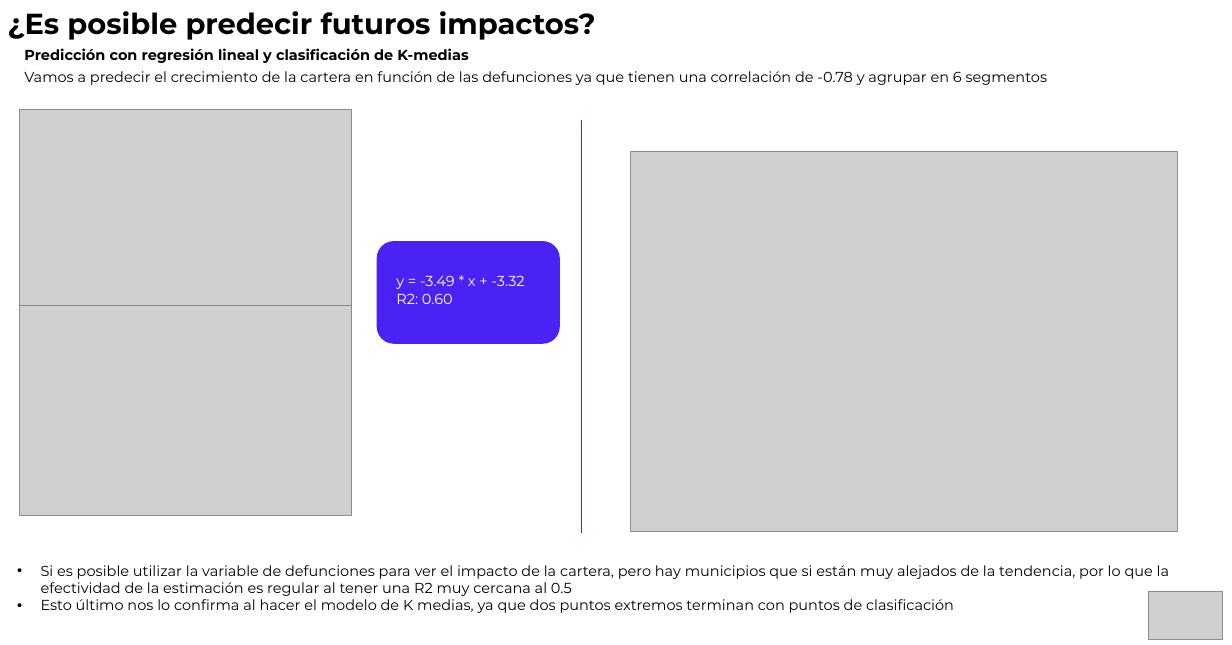
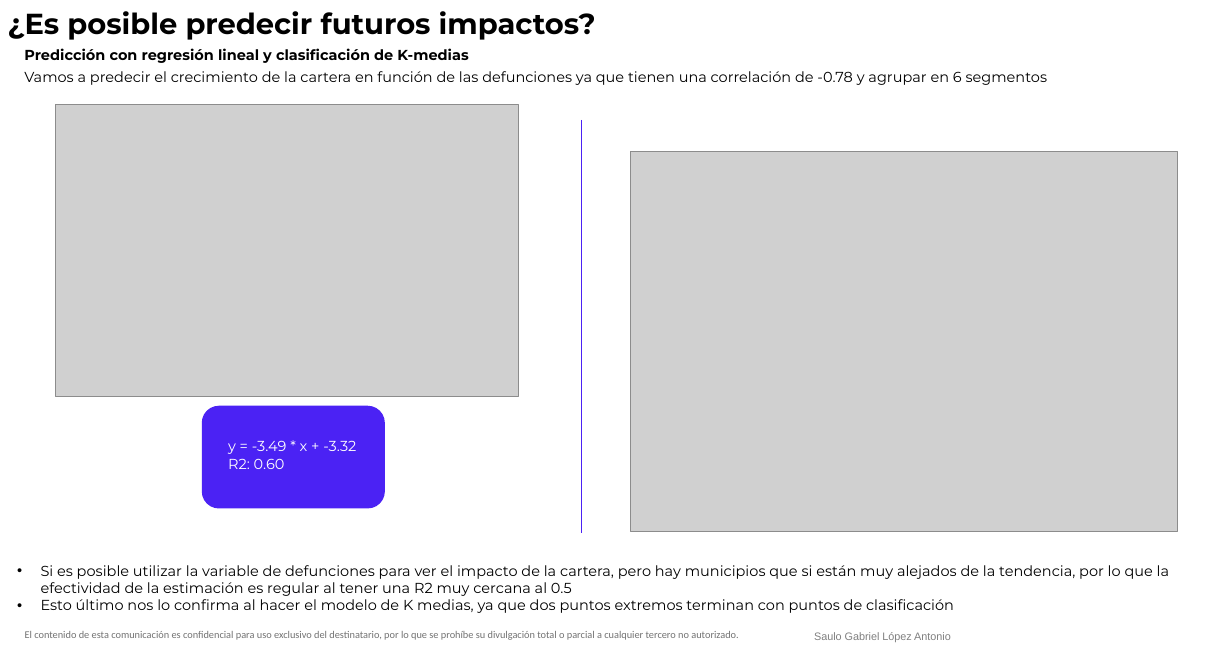
Before and after one commit to saulopez27/Impacto_banca_mexicana_covid, a slide deck: slide 10 of Impacto Banca mexicana por Covid.pptx. Drawn at 1232x645 pixels with LibreOffice and Linux fonts; fonts in the diff are those of the drawing; grey boxes stand for pictures; background and template pictures are left out. Boxes give left, top, right and bottom in pixels: in the first picture for what was removed or moved away, otherwise in the second. Text is boxed around its words. In the diff, an @@ line names an element or a change of style, - is before the commit and + after.

```diff
--- a/Impacto Banca mexicana por Covid.pptx
+++ b/Impacto Banca mexicana por Covid.pptx
@@ picture removed at [19,109,352,308] @@
@@ picture: place and size @@
-picture at [19,306,352,516]
+picture at [56,104,518,397]
@@ rounded rectangle: place and size @@
-rounded rectangle at [377,241,560,344]
+rounded rectangle at [202,406,385,509]
@@ text "y = -3.49 * x ...": place and size @@
-text "y = -3.49 * x ..." at [396,275,525,304]
+text "y = -3.49 * x ..." at [228,440,356,469]
@@ picture removed at [1149,591,1222,640] @@
@@ text added at [25,631,738,640], 10 pt, text #737373 @@
+El contenido de esta comunicación es confidencial para uso exclusivo del destinatario, por lo que se prohíbe su divulgación total o parcial a cualquier tercero no autorizado.
@@ text added at [814,632,951,642], 10.5 pt, text #808080 @@
+Saulo Gabriel López Antonio
```
Also in this commit, not shown: 16 other slides changed.
